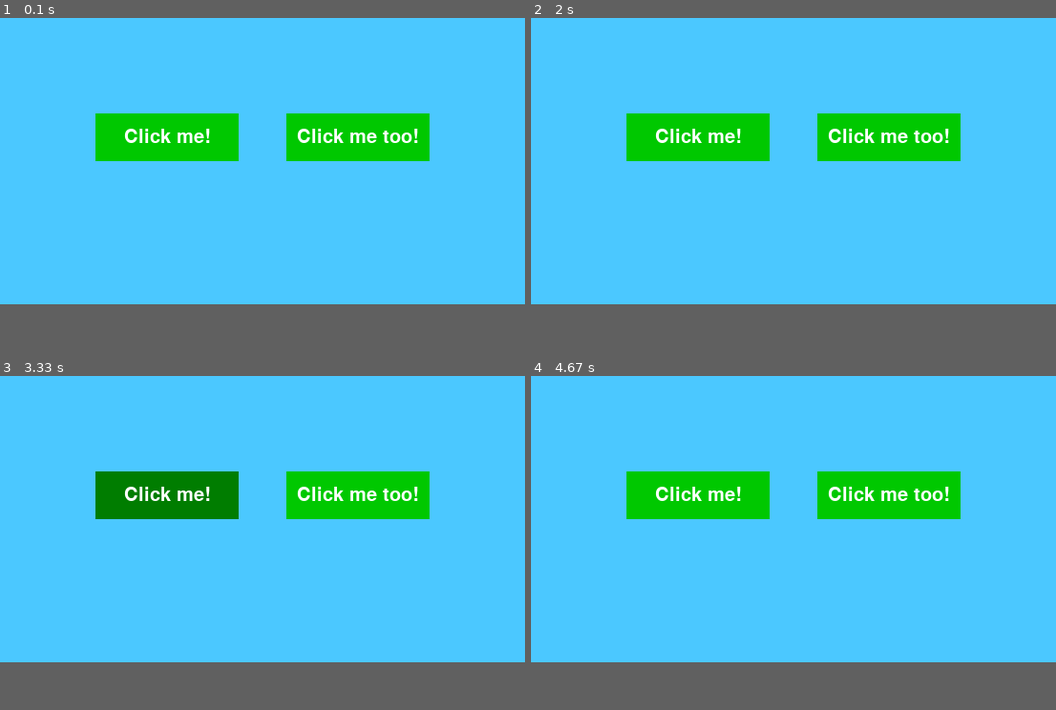
Above: before the commit, frames 1-4 (two rows, left to right).
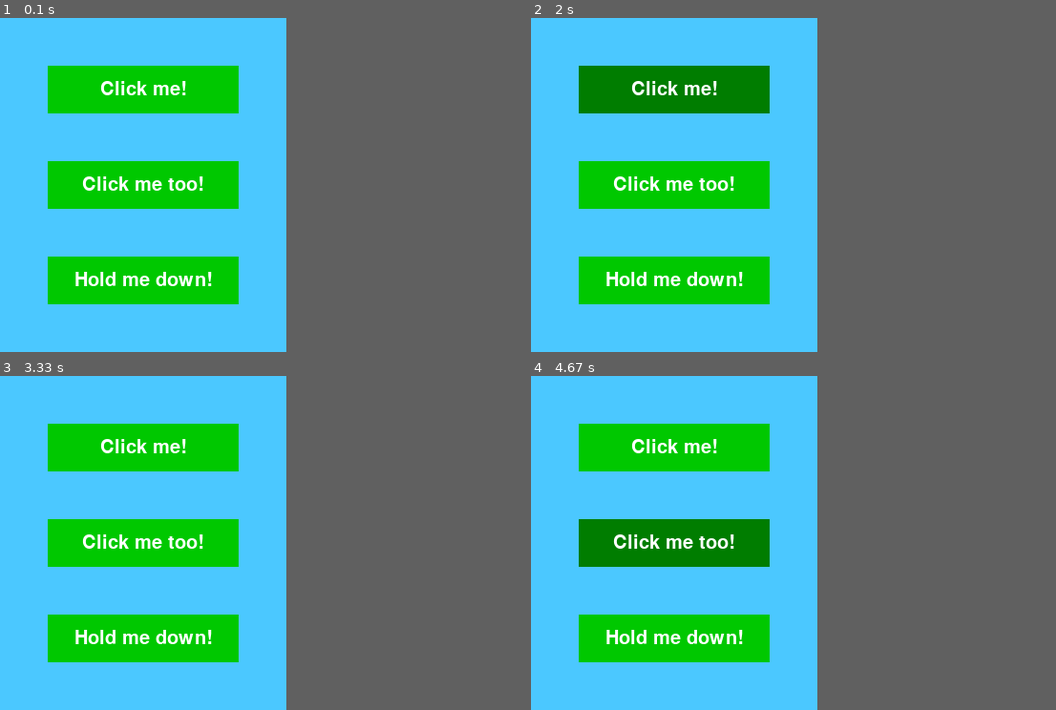
Above: after the commit, the same moments.

Repository: joncoop/pygame-buttons
Game: pygame game, started from button_demo.py
The game is run twice, just before and just after one commit, with the same random seed, the same clock (stepped at 60 frames per second) and the same inputs.
Inputs (mouse positions are in pixels of both pictures, inside the frame that each line leads up to):
- Up to frame 1 (0.1 s): no input
- Up to frame 2 (2 s): click (672, 281) at 0.38 s, where only the run after the commit has a clickable "Hold me down!"; click (672, 208) at 0.72 s; click (714, 68) at 1.05 s; click (777, 301) at 1.38 s; click (678, 71) at 1.72 s
- Up to frame 3 (3.33 s): click (131, 629) at 2.05 s; click (131, 486) at 2.38 s; click (94, 432) at 2.72 s; click (220, 512) at 3.05 s
- Up to frame 4 (4.67 s): click (762, 536) at 3.38 s; click (735, 482) at 3.72 s; click (588, 429) at 4.05 s; click (688, 529) at 4.38 s
The window is 550x300 before the commit and 300x350 after it. Grey fills any space a smaller window leaves; there, only what the larger window draws over its background counts as a difference.

The runs differ from the first frame. In frame 1, 23% of the frame differs, in the area x 9-82%, y 14-86%; in frame 2, 23%; in frame 3, 23%; in frame 4, 23%.

Commit message:
Demo of held button

Diff:
--- a/button_demo.py
+++ b/button_demo.py
@@ -6,15 +6,15 @@
 pygame.init()
 
 # Window
-WIDTH = 550
-HEIGHT = 300
+WIDTH = 300
+HEIGHT = 350
 TITLE = "Button Demo"
 window = pygame.display.set_mode([WIDTH, HEIGHT])
 pygame.display.set_caption(TITLE)
 
 # Timer
 clock = pygame.time.Clock()
-refresh_rate = 30
+refresh_rate = 60
 
 # Colors
 GREEN1 = (0, 200, 0)
@@ -32,9 +32,13 @@
 def thing2():
     print(2)
 
+def thing3():
+    print(3)
+
 # Make buttons
-button1 = Button("Click me!", 100, 100, 150, 50, GREEN1, GREEN2, WHITE, MY_FONT)
-button2 = Button("Click me too!", 300, 100, 150, 50, GREEN1, GREEN2, WHITE, MY_FONT)
+button1 = Button("Click me!",     50,  50, 200, 50, GREEN1, GREEN2, WHITE, MY_FONT)
+button2 = Button("Click me too!", 50, 150, 200, 50, GREEN1, GREEN2, WHITE, MY_FONT)
+button3 = Button("Hold me down!", 50, 250, 200, 50, GREEN1, GREEN2, WHITE, MY_FONT)
 
 # Game loop
 running = True
@@ -44,7 +48,7 @@
     do_thing1 = False
     do_thing2 = False
 
-    # Event processing
+    # Input handling
     for event in pygame.event.get():
         if event.type == pygame.QUIT:
             running = False
@@ -52,16 +56,21 @@
             do_thing1 = button1.is_clicked()
             do_thing2 = button2.is_clicked()
 
+    do_thing3 = button3.is_clicked()
+
     # Game logic
     if do_thing1:
         thing1()
     elif do_thing2:
         thing2()
+    elif do_thing3:
+        thing3()
 
     # Drawing code
     window.fill(BLUE)
     button1.draw(window)
     button2.draw(window)
+    button3.draw(window)
 
     # Update window
     pygame.display.flip()
